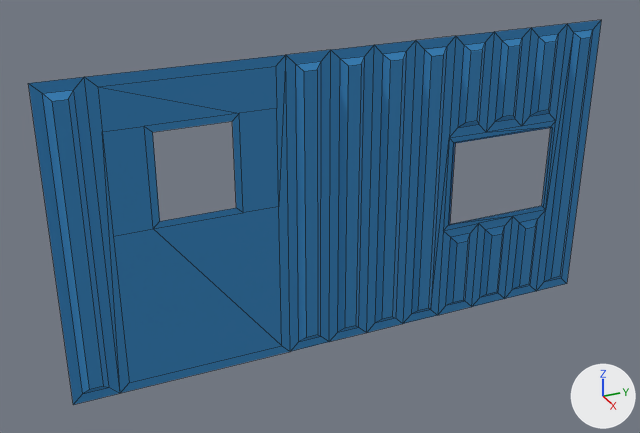
One commit to the OBJ model Prototype/Assets/Models/ContainerFront.obj: the scene before it, then after it.
The view is the same before and after, from a 50 mm camera at (601.0, -299.0, 295.0) aimed at (-4.0, -27.0, -8.0). The lights are fixed; the arrows at lower right show +X, +Y and +Z. Mesh edges are drawn as thin lines. Where no turn or scale is listed for an object, it has been applied to the vertices.

Names of what the first picture shows: 'ContainerFront'.
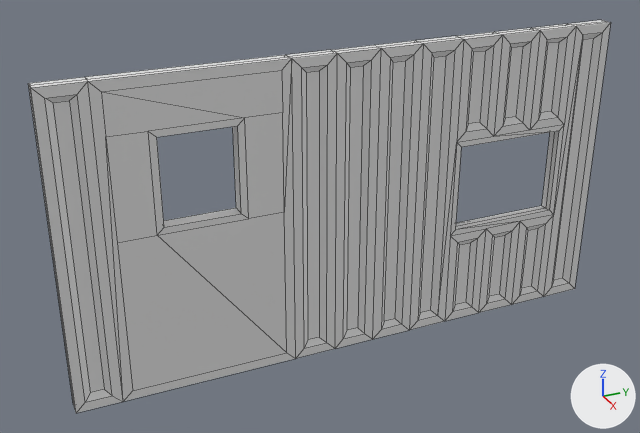
The newer file is also turned or shifted as a whole; pictures and numbers use the older file's frame.

Location of each change, [x1, y1, x2, y2] in pixels of the pictures (640 x 433 px):
'ContainerFront', reshaped: before [28, 20, 601, 405]; after [28, 20, 611, 413]
part 1 of me_containerfront, built on: before [449, 127, 552, 225]; after [28, 20, 611, 413]
part 2 of me_containerfront, recoloured (blue): before [28, 20, 601, 405]

The edits, one by one:
me_containerfront is used by ob_containerfront; location (0.0, 0.0, 0.0).
me_containerfront had 150 vertices, 136 faces and spanned x -2.0..2.0, y -240.0..240.0, z -130.0..130.0.
me_containerfront now has 318 vertices, 320 faces and spans x -2.0..10.0, y -240.0..240.0, z -130.0..130.0.
Part 1, on me_containerfront:
4 vertices in x 0.0, y 97.0..198.0, z -38.0..38.0 move by (4.0, 0.0, 0.0).
34 vertices are added at x 6.0..10.0, y -195.0..203.0, z -43.0..122.0.
26 new vertices lie (6.0, 0.0, 0.0) away from vertices in x -2.0..0.0, y -240.0..240.0, z -130.0..130.0.
22 new vertices lie (6.0, 0.0, 0.0) away from vertices in x 4.0, y -240.0..240.0, z -130.0..130.0.
10 new vertices lie (0.0, 8.0, 8.0) away from vertices in x 10.0, y -240.0..203.0, z -130.0.
10 new vertices lie (0.0, -8.0, 8.0) away from vertices in x 10.0, y -203.0..240.0, z -130.0.
12 new vertices lie (0.0, 0.0, 244.0) away from vertices in x 10.0, y -232.0..232.0, z -122.0.
9 new vertices lie (-4.0, -5.0, 5.0) away from vertices in x 10.0, y -211.0..232.0, z -122.0.
9 new vertices lie (-4.0, 5.0, 5.0) away from vertices in x 10.0, y -232.0..211.0, z -122.0.
12 new vertices lie (0.0, 0.0, 234.0) away from vertices in x 6.0, y -227.0..227.0, z -117.0.
6 new vertices lie (0.0, 0.0, 61.0) away from vertices in x 6.0, y 105.0..190.0, z -117.0.
6 new vertices lie (0.0, 0.0, 71.0) away from vertices in x 10.0, y 100.0..195.0, z -122.0.
6 new vertices lie (0.0, 0.0, -71.0) away from vertices in x 10.0, y 100.0..195.0, z 122.0.
6 new vertices lie (0.0, -11.0, 0.0) away from vertices in x 6.0, y 116.0..190.0, z 56.0..117.0.
184 new faces join them.
me_containerfront part 2: 136 faces spanning x -2.0..4.0, y -240.0..240.0, z -130.0..130.0 switch from mat_containerfrontwire_008061138 (blue #3286c2) to no material.
